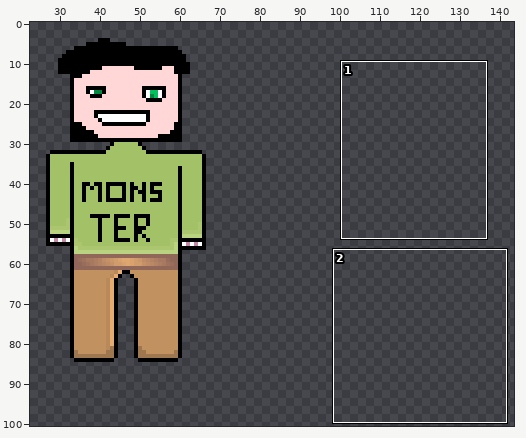
Sprite sheet, stored at core/assets/npc.png. Above: a wide view before the commit, with the close-up outlined.
Close-up. As it was:
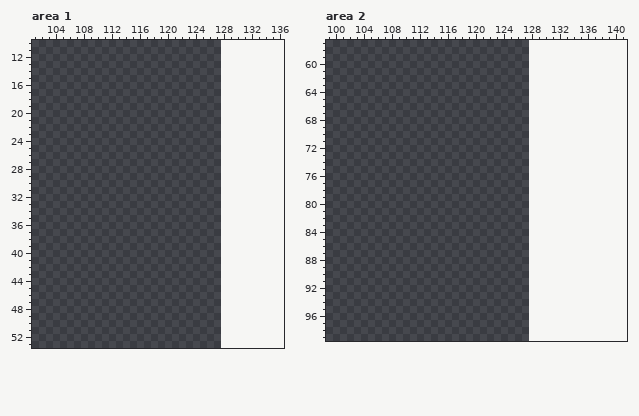
The file is 128x128 pixels. Colours within 5 levels of each other are drawn and written as one. Shown: area 1: x 101..136, y 10..53; area 2: x 99..141, y 57..99. The old version is drawn lined up with the new one, on the new canvas. The wide view leaves out empty margins.
After the commit:
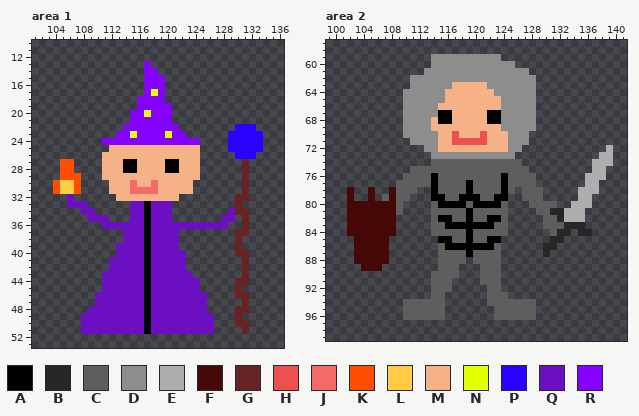
Palette (. is transparent): A #000000  B #272727  C #5e5e5e  D #8d8d8d  E #aeaeae  F #460707  G #682424  H #ed5050  J #f56a6a  K #ff4e00  L #ffcc43  M #f5b286  N #e4ff00  P #2a00ff  Q #6c0fc2  R #8400ff
From the commit log: Fixed textures for world 1 enemies.
Change:
canvas 128x128 -> 256x128
Changed rows in their new state; - is an unchanged pixel.
Area 1:
first column x 104:
13 -------------R----------------
14 -------------RR---------------
15 -------------RRR--------------
16 -------------RRR--------------
17 -------------RNR--------------
18 ------------RRRR--------------
19 ------------RRRRR-------------
20 -----------RRNRRR-------------
21 -----------RRRRRR-------------
22 ----------RRRRRRRR--------PPP-
23 ---------RRNRRRRNRR------PPPPP
24 -------RRRRRRRRRRRRRR----PPPPP
25 --------MMMMMMMMMMMMM----PPPPP
26 -------MMMMMMMMMMMMMM-----PPP-
27 -KK----MMMAAMMMMAAMMM------G--
28 -KK----MMMAAMMMMAAMMM------G--
29 -KKK---MMMMMMMMMMMMMM------G--
30 KLLK----MMMJMMJMMMMM-------G--
31 KLLK----MMMJJJJMMMMM-------G--
32 --Q------MMMMMMMMM--------GG--
33 --QQQ------QQAQQQ---------G---
34 ----QQ-----QQAQQQ--------QGG--
35 -----QQQ---QQAQQQ-------QQ-G--
36 -------QQQQQQAQQQQQQQQQQQ--G--
37 ----------QQQAQQQQ--------GG--
38 ----------QQQAQQQQ--------G---
39 ---------QQQQAQQQQ--------G---
40 ---------QQQQAQQQQQ-------GG--
41 --------QQQQQAQQQQQ--------G--
42 --------QQQQQAQQQQQ--------G--
43 -------QQQQQQAQQQQQQ-------G--
44 -------QQQQQQAQQQQQQQ-----GG--
45 -------QQQQQQAQQQQQQQ-----G---
46 ------QQQQQQQAQQQQQQQQ----GG--
47 ------QQQQQQQAQQQQQQQQ-----G--
48 -----QQQQQQQQAQQQQQQQQ----GG--
49 ----QQQQQQQQQAQQQQQQQQQ---G---
50 ----QQQQQQQQQAQQQQQQQQQ---GG--
51 ----QQQQQQQQQAQQQQQQQQQ----G--
Area 2:
first column x 102:
 59 ------------DDDDDDDDDD----------------
 60 ------------DDDDDDDDDDDD--------------
 61 -----------DDDDDDDDDDDDDDD------------
 62 ---------DDDDDDDDDDDDDDDDDD-----------
 63 ---------DDDDDDMMMMMDDDDDDD-----------
 64 --------DDDDDDMMMMMMMDDDDDD-----------
 65 --------DDDDDDMMMMMMMMDDDDD-----------
 66 --------DDDDDMMMMMMMMMDDDDD-----------
 67 --------DDDDDAAMMMMMAADDDDD-----------
 68 --------DDDDMAAMMMMMAADDDDD-----------
 69 --------DDDDMMMMMMMMMMDDDDD-----------
 70 --------DDDDDMMHMMMHMMMDDD------------
 71 ---------DDDDMMHHHHHMMMDDD------------
 72 -----------DDMMMMMMMMMMDD------------E
 73 ------------DDDDDDDDDDDD------------EE
 74 ------------CCCCCCCCCCCCC----------EEE
 75 ---------CCCCCCCCCCCCCCCCC---------EE-
 76 --------CCCCACCCCCCCCCACCCC-------EEE-
 77 -------CCCCCACCCCACCCCACCCC-------EE--
 78 F--F--FCCC--ACCCCACCCCAC-CCC-----EEE--
 79 F--F-CFCC---AACCAAACCAA--CCC-----EE---
 80 FFFFFFFC----CAAAACAAAAC---CCCC--EEE---
 81 FFFFFFFC----CCCCCACCCCC----CCBBEEE----
 82 FFFFFFF-----CAACCACCAAC-----CCBEEE----
 83 FFFFFFF-----CCAAAAAAACC-----CCCBBB----
 84 FFFFFFF-----CCCCCACCCCC------CBB-BB---
 85 -FFFFF-------AACCACCAA-------BB-------
 86 -FFFFF-------CAAAAAAAC------BB--------
 87 -FFFFF-------CCCCACCCC------B---------
 88 -FFFFF-------CCCC-CCCC----------------
 89 --FFF--------CCC---CCC----------------
 90 ------------CCCC---CCC----------------
 91 ------------CCC----CCC----------------
 92 ------------CCC-----CC----------------
 93 ------------CC------CCC---------------
 94 --------CCCCCC------CCCCCCC-----------
 95 --------CCCCCC-------CCCCCC-----------
 96 --------CCCCCC-------CCCCCC-----------
Boxes around the changes in both close-ups, in picture pixels (x1, y1, x2, y2):
added: (53, 61, 263, 334)
added: (347, 54, 613, 320)
